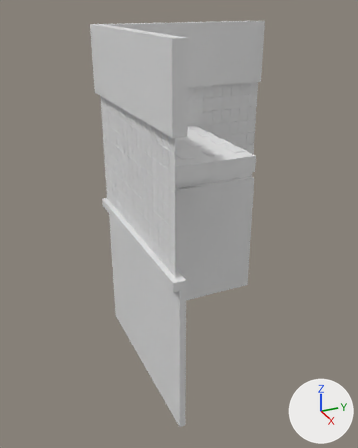
The FBX model Assets/3D/SceneProgrammingModels/GlassBuilding.fbx, before and after one commit.
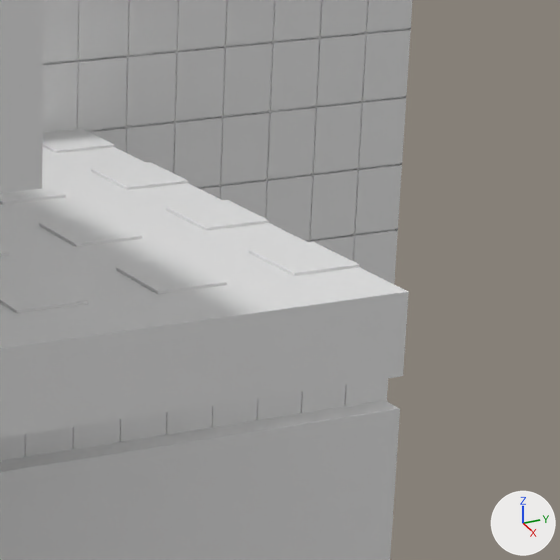
Old and new are each drawn whole from a 50 mm camera at (69.9, -24.6, 35.5) aimed at (-1.1, 7.4, 0.0) and again close up on the part from 50% to 79% of the width and 23% to 46% of the height. Every picture has the same lights, and +X, +Y and +Z are marked at lower right. Where no turn or scale is listed for an object, it has been applied to the vertices. Vertices at the same position are counted once.

Script lines for the objects in view, before the commit:
```python
me_cube_015 = bpy.data.meshes.new('Cube.015')
me_cube_015.from_pydata(...)  # 5794 vertices, 4841 faces; spans x -16.2..17.5, y -1.9..31.0, z -25.6..31.5
ob_sk_glassbuilding = bpy.data.objects.new('SK_GlassBuilding', me_cube_015)
ob_sk_glassbuilding.location = (0.0, 0.0, 0.0)
```
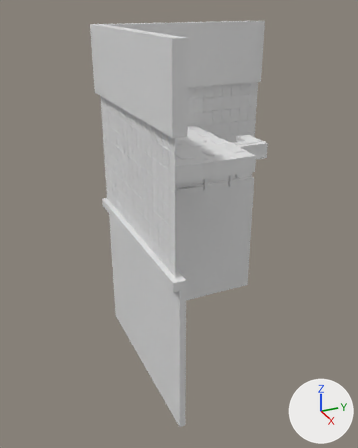
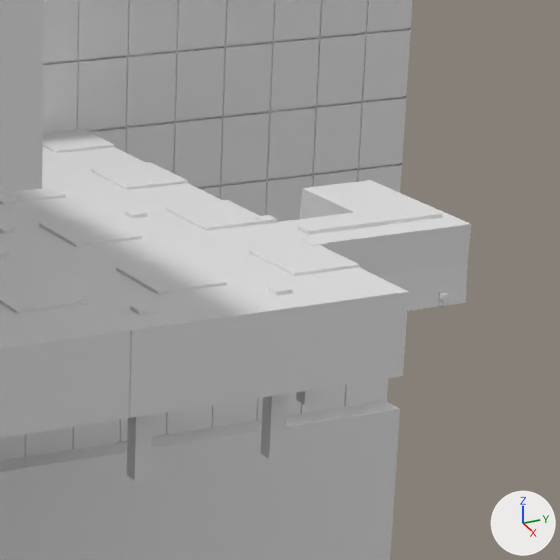
Where the change shows, as pixel boxes (x1, y1, x2, y2) in the close-ups (560 x 560 px):
'SK_GlassBuilding', reshaped
    before: (0, 0, 413, 560)
    after: (0, 0, 472, 560)
'OfficePropss', added
    after: (438, 291, 449, 307)
part 1 of me_cube_015, added
    after: (254, 215, 277, 224)
part 2 of me_cube_015, added
    after: (296, 239, 327, 405)
part 3 of me_cube_015, added
    after: (260, 285, 292, 459)
part 4 of me_cube_015, added
    after: (127, 303, 155, 481)
part 5 of me_cube_015, added
    after: (125, 209, 147, 218)
part 6 of me_cube_015, added
    after: (129, 180, 472, 418)

The change, as a list of edits to the scene's bpy script:
```text
Change me_cube_015:
    used by ob_sk_glassbuilding; location = (0.0, 0.0, 0.0)
    remove me_cube_015.from_pydata(...)  # 5794 vertices, 4841 faces; spans x -16.2..17.5, y -1.9..31.0, z -25.6..31.5
    add me_cube_015.from_pydata(...)  # 6239 vertices, 5177 faces; spans x -16.2..17.5, y -1.9..31.0, z -25.6..31.5
    me_cube_015 part 1: a new loose piece, a box spanning x -2.44..-1.91, y 16.96..17.49, z 7.86..13.06
    me_cube_015 part 2: a new loose piece, a box spanning x 0.7..1.23, y 16.96..17.49, z 7.86..13.06
    me_cube_015 part 3: a new loose piece, a box spanning x 4.55..5.08, y 13.49..14.02, z 7.86..13.06
    me_cube_015 part 4: a new loose piece, a box spanning x 4.55..5.08, y 8.97..9.5, z 7.86..13.06
    me_cube_015 part 5: a new loose piece, a box spanning x -4.76..-4.23, y 13.49..14.02, z 7.86..13.06
    me_cube_015 part 6: 389 vertices added at x -15.6..6.4, y -1.0..23.1, z 10.3..13.1
Add me_plane_011:
    me_plane_011.from_pydata(...)  # 18410 vertices, 23032 faces; spans x -3.2..5.7, y -10.2..12.3, z -0.8..1.5
Add ob_officepropss:
    ob_officepropss = bpy.data.objects.new('OfficePropss', me_plane_011)
    ob_officepropss.location = (0.3, 10.82, 10.99)
```
